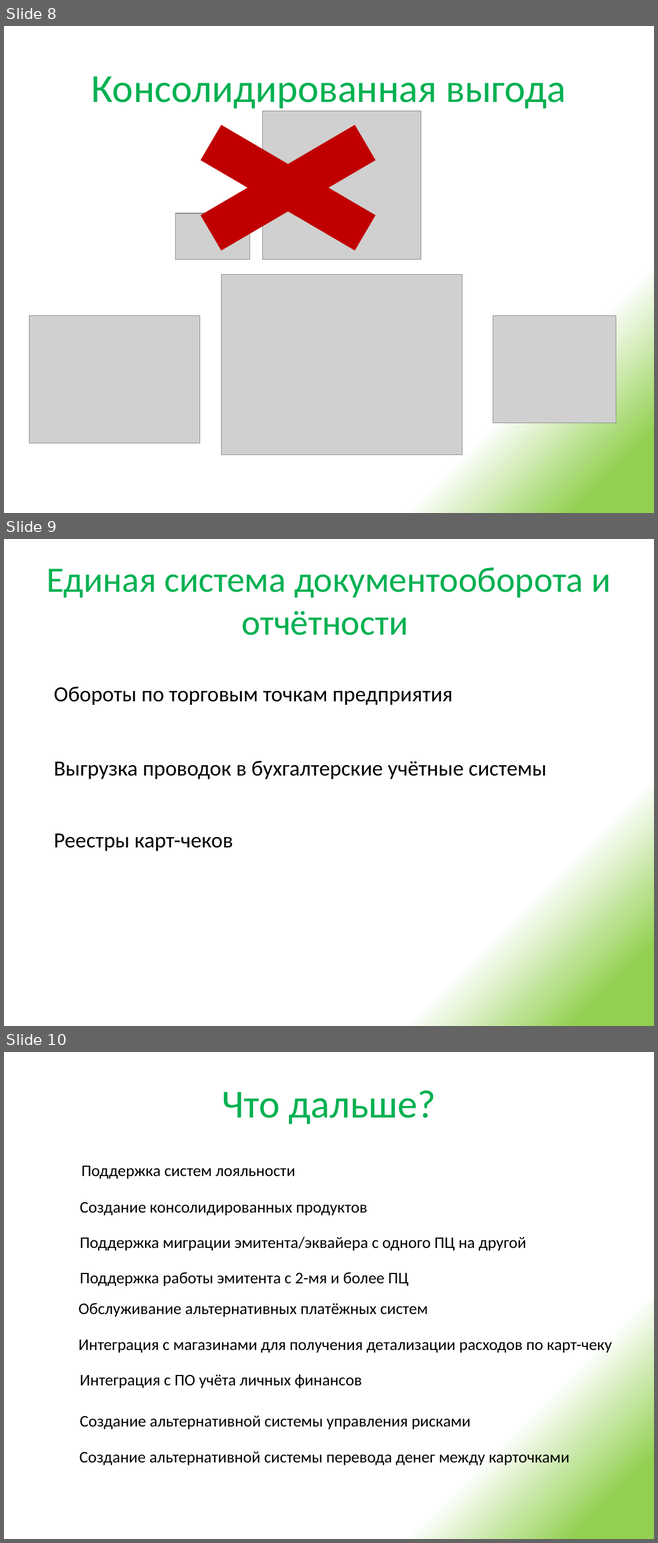
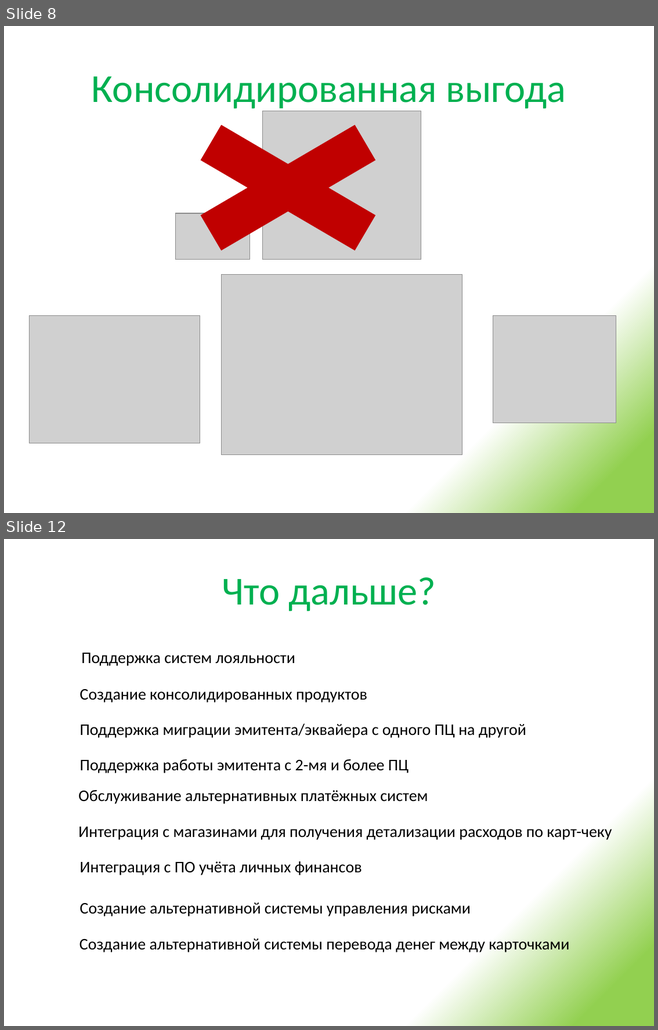
Before and after one commit to urgal/scft, a slide deck: Docs/Презентация решения.pptx. Shown one above the other, each under a label of ours: slides 8, 9 and 10 before the commit, slides 8 and 12 after it; the slides between them are not shown. The pictures are 658x1543 and 658x1030 pixels, drawn with LibreOffice and Linux fonts; fonts in the diff are those of the drawing; grey boxes stand for pictures. Boxes give left, top, right and bottom in pixels: in the first picture for what was removed or moved away, otherwise in the second. Text is boxed around its words. In the diff, an @@ line names an element or a change of style, - is before the commit and + after.

```diff
--- a/Docs/Презентация решения.pptx
+++ b/Docs/Презентация решения.pptx
@@ slide 9 removed at (4,539,654,1026), background gradient #92D050 to #FFFFFF @@
@@ title removed at (47,567,610,635) @@
-Единая система документооборота и отчётности
@@ text removed at (54,686,452,705) @@
-Обороты по торговым точкам предприятия
@@ text removed at (54,761,546,779) @@
-Выгрузка проводок в бухгалтерские учётные системы
@@ text removed at (54,834,233,851) @@
-Реестры карт-чеков
@@ what was slide 10 is now slide 12 @@
```
Also in this commit, not shown: 3 slides changed, 3 slides added, 1 other file.
